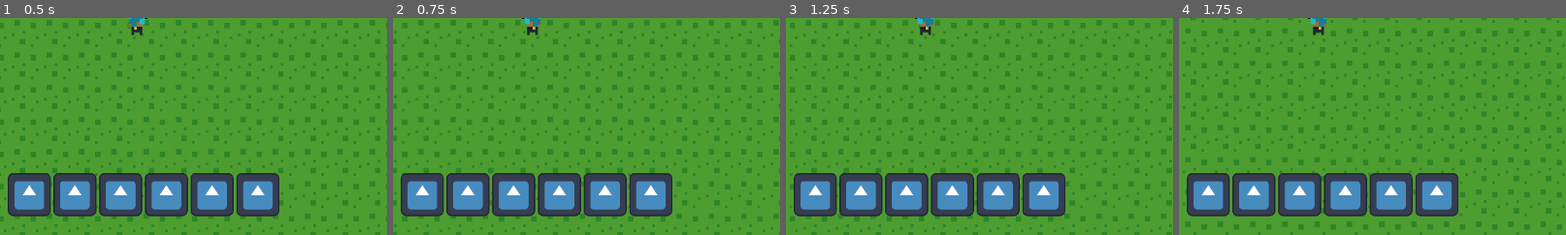
Above: before the commit, frames 1-4 (left to right).
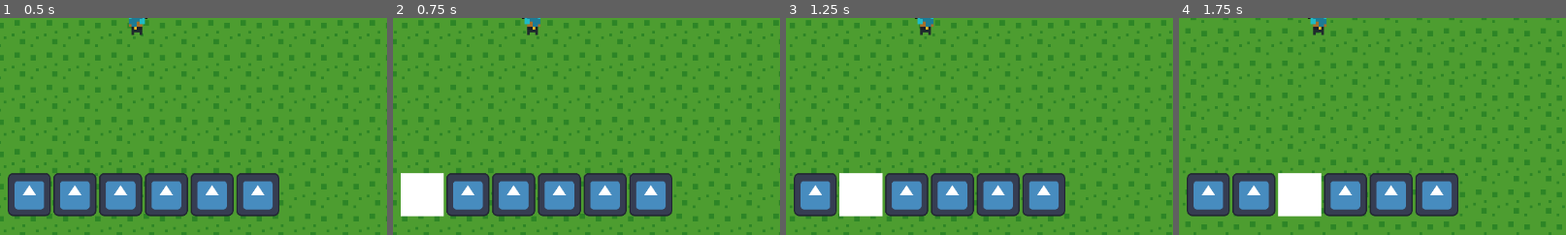
Above: after the commit, the same moments.

Repository: Luxiorawa/zenva-farming-rpg
Game: Godot game, scene res://Scenes/world.tscn
The game is run twice, just before and just after one commit, with the same random seed, the same clock (stepped at 60 frames per second) and the same inputs. The engine's default icon, where the game draws it, is replaced by a stand-in: a white triangle on a blue panel in a dark square.
Inputs (mouse positions are % of the whole screen's width and height, from its top left):
- Up to frame 1 (0.5 s): no input
- Up to frame 2 (0.75 s): tap Enter at 0.5 s; move the mouse to (72, 45) at 0.52 s; hold D (Right) from 0.53 s (still down); hold 1 (Toolbar1) from 0.53 s (still down)
- Up to frame 3 (1.25 s): keep holding D (Right); keep holding 1 (Toolbar1); tap 2 (Toolbar2) at 0.8 s
- Up to frame 4 (1.75 s): move the mouse to (30, 55) at 1.27 s; release D (Right) at 1.28 s; release 1 (Toolbar1) at 1.28 s; hold S (Down) from 1.28 s (still down); tap 2 (Toolbar2) at 1.35 s; tap 3 (Toolbar3) at 1.55 s
The pictures show only the part of the screen within x 32-82%, y 50-100%; the shares and areas given below are measured in that part.

Frame 1 is identical in both runs. In frame 2, 2.2% of the frame differs, in the area x 2-14%, y 71-92%; in frame 3, 2.2%; in frame 4, 2.2%.

Commit message:
feat: toolbar v2

Diff:
--- a/Scenes/UI.tscn
+++ b/Scenes/UI.tscn
@@ -1,6 +1,7 @@
-[gd_scene load_steps=2 format=3 uid="uid://dvi1utylkjuni"]
+[gd_scene load_steps=3 format=3 uid="uid://dvi1utylkjuni"]
 
 [ext_resource type="Script" path="res://Scripts/toolbar.gd" id="1_22i8x"]
+[ext_resource type="PackedScene" uid="uid://bjfaq6eh0gky4" path="res://Scenes/tool_slot.tscn" id="2_q8j0n"]
 
 [node name="UI" type="CanvasLayer"]
 
@@ -10,3 +11,4 @@
 offset_right = 622.0
 offset_bottom = 596.0
 script = ExtResource("1_22i8x")
+tool_slot_scene = ExtResource("2_q8j0n")
--- a/Scenes/tool_slot.tscn
+++ b/Scenes/tool_slot.tscn
@@ -1,6 +1,8 @@
-[gd_scene load_steps=2 format=3 uid="uid://bjfaq6eh0gky4"]
+[gd_scene load_steps=3 format=3 uid="uid://bjfaq6eh0gky4"]
 
 [ext_resource type="Script" path="res://Scripts/tool_slot.gd" id="1_emtph"]
+
+[sub_resource type="CanvasTexture" id="CanvasTexture_jskv7"]
 
 [node name="ToolSlot" type="TextureRect"]
 script = ExtResource("1_emtph")
@@ -9,3 +11,4 @@
 layout_mode = 0
 offset_right = 40.0
 offset_bottom = 40.0
+texture = SubResource("CanvasTexture_jskv7")
--- a/Scripts/tool_slot.gd
+++ b/Scripts/tool_slot.gd
@@ -4,10 +4,7 @@
 @onready var selection_border: NinePatchRect = $SelectionBorder
 
 func _ready() -> void:
-	if selection_border:
-		selection_border.visible = false
-	else:
-		push_error("SelectionBorder node not found in ToolSlot!")
+	selection_border.visible = false
 
 func select() -> void:
 	if selection_border:
@@ -16,3 +13,11 @@
 func deselect() -> void:
 	if selection_border:
 		selection_border.visible = false
+
+func configure_size(new_size: Vector2) -> void:
+	custom_minimum_size = new_size
+	size = new_size
+
+	await ready
+	if selection_border:
+		selection_border.size = new_size
--- a/Scripts/toolbar.gd
+++ b/Scripts/toolbar.gd
@@ -3,32 +3,28 @@
 
 @export var slot_size := Vector2(64, 64)
 @export var slot_spacing := 4
+@export var tool_slot_scene: PackedScene
 
 var slots: Array[ToolSlot] = []
+var current_selected_slot: ToolSlot
 
 func _input(event: InputEvent) -> void:
-	if event.is_action_pressed("Toolbar1"):
-		slots[0].select()
-	elif event.is_action_pressed("Toolbar2"):
-		slots[1].select()
-	elif event.is_action_pressed("Toolbar3"):
-		slots[2].select()
-	elif event.is_action_pressed("Toolbar4"):
-		slots[3].select()
-	elif event.is_action_pressed("Toolbar5"):
-		slots[4].select()
-	elif event.is_action_pressed("Toolbar6"):
-		slots[5].select()
+	for i in range(6):
+		if event.is_action_pressed("Toolbar" + str(i + 1)):
+			if current_selected_slot:
+				current_selected_slot.deselect()
+
+			current_selected_slot = slots[i]
+			current_selected_slot.select()
 
 func _ready() -> void:
 	for i in range(6):
-		var slot := ToolSlot.new()
-		slot.name = "ToolSlot"
+		var slot: ToolSlot = tool_slot_scene.instantiate()
+		slot.name = "ToolSlot" + str(i + 1)
 		slot.texture = load("res://icon.svg")
 		slot.expand_mode = TextureRect.EXPAND_IGNORE_SIZE
 		slot.stretch_mode = TextureRect.STRETCH_KEEP_ASPECT_CENTERED
-		slot.custom_minimum_size = slot_size
-		slot.size = slot_size
+		slot.configure_size(slot_size)
 		slot.position.x = i * (slot_size.x + slot_spacing)
 		add_child(slot)
 		slots.append(slot)
